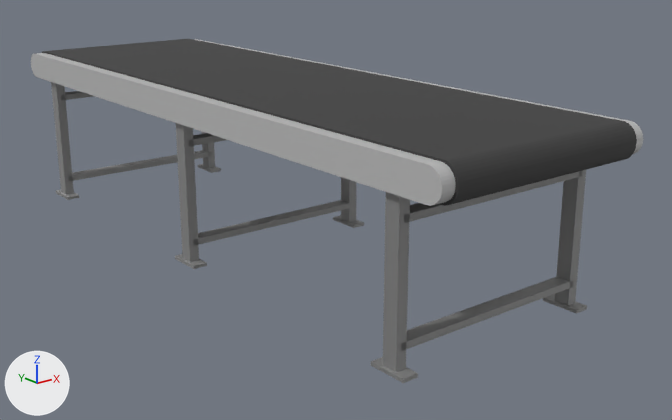
The Blender file assets/foerderband/foerderband.blend as it was, and as the next commit left it.
Both versions are drawn from a camera (50 mm lens) standing at (-4.43, -6.41, 2.08) and looking at (0.35, -0.44, -0.31). The axes (+X, +Y, +Z) are drawn at lower left. The lights are the same throughout. Objects named as collision shapes, trigger or cutter boxes, shadow casters or lower levels of detail are left out.

The older version as bpy lines, for what is in view:
```python
ob_cutter_endstueck = bpy.data.objects.new('cutter_endstueck', me_cube_005)
ob_cutter_endstueck.location = (0.0, 0.0, 0.0)
ob_gitter = bpy.data.objects.new('gitter', me_cube)
ob_gitter.location = (0.007, 0.0, 0.0)
ob_gitter_001 = bpy.data.objects.new('gitter.001', me_cube_008)
ob_gitter_001.location = (0.012, 2.5, 0.0)
ob_gitter_002 = bpy.data.objects.new('gitter.002', me_cube_009)
ob_gitter_002.location = (0.012, -2.5, 0.0)
ob_laufband = bpy.data.objects.new('laufband', me_cube_001)
ob_laufband.location = (0.02, 0.0, 0.943)
ob_laufband_inner = bpy.data.objects.new('laufband inner', me_cube_002)
ob_laufband_inner.location = (0.02, -0.013, 0.943)
```
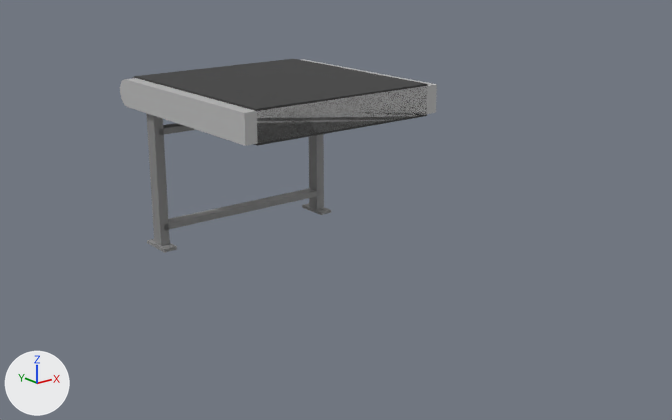
ob_cutter_endstueck is not drawn itself; it is used by a modifier of ob_gitter, ob_laufband_inner, ob_gitter_001, ob_gitter_002, ob_laufband.

What the commit changed:
Object 'gitter' (ob_gitter) moves from (0.007, 0.0, 0.0) to (0.007, -2.0, 0.0).
Object 'gitter' (ob_gitter) has a BOOLEAN modifier named 'Boolean'.
Modifier setting: object = ob_cutter_endstueck.
Object 'laufband inner' (ob_laufband_inner) moves from (0.02, -0.013, 0.943) to (0.02, -2.013, 0.943).
Object 'laufband inner' (ob_laufband_inner) has a BOOLEAN modifier named 'Boolean'.
Modifier setting: object = ob_cutter_endstueck.
Object 'gitter.001' (ob_gitter_001) moves from (0.012, 2.5, 0.0) to (0.012, 0.5, 0.0).
Object 'gitter.002' (ob_gitter_002) moves from (0.012, -2.5, 0.0) to (0.012, -4.5, 0.0).
Object 'gitter.002' (ob_gitter_002) has a BOOLEAN modifier named 'Boolean'.
Modifier setting: object = ob_cutter_endstueck.
Object 'laufband' (ob_laufband) moves from (0.02, 0.0, 0.943) to (0.02, -2.0, 0.943).
Object 'laufband' (ob_laufband) has a BOOLEAN modifier named 'Boolean'.
Modifier setting: object = ob_cutter_endstueck.
Object 'cutter_endstueck' (ob_cutter_endstueck) moves from (0.0, 0.0, 0.0) to (0.0, -2.0, 0.0).

Pixel boxes [x1, y1, x2, y2] of what changed, in the pictures (672 x 420 px):
'laufband inner', moved, modifiers changed
    before: [42, 39, 637, 206]
    after: [133, 59, 428, 146]
'laufband', moved, modifiers changed
    before: [31, 39, 643, 206]
    after: [120, 59, 437, 146]
'gitter.002', no longer drawn
    before: [371, 170, 587, 383]
'gitter.001', moved
    before: [51, 82, 221, 200]
    after: [146, 113, 331, 253]
'gitter', no longer drawn
    before: [175, 123, 364, 269]
